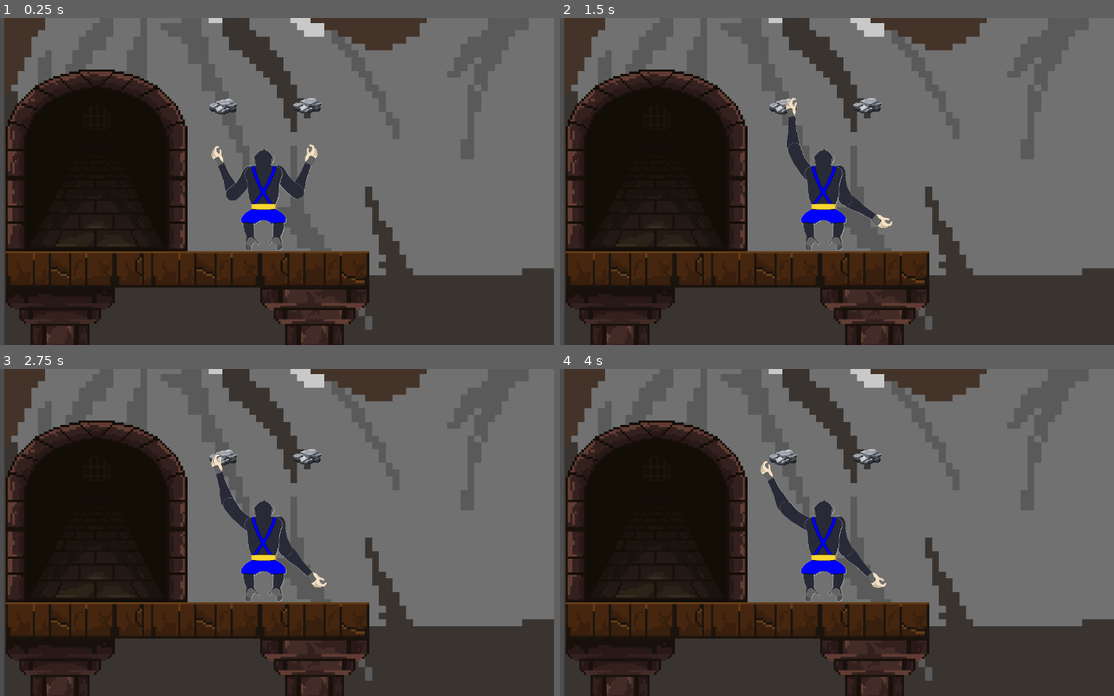
Above: before the commit, frames 1-4 (two rows, left to right).
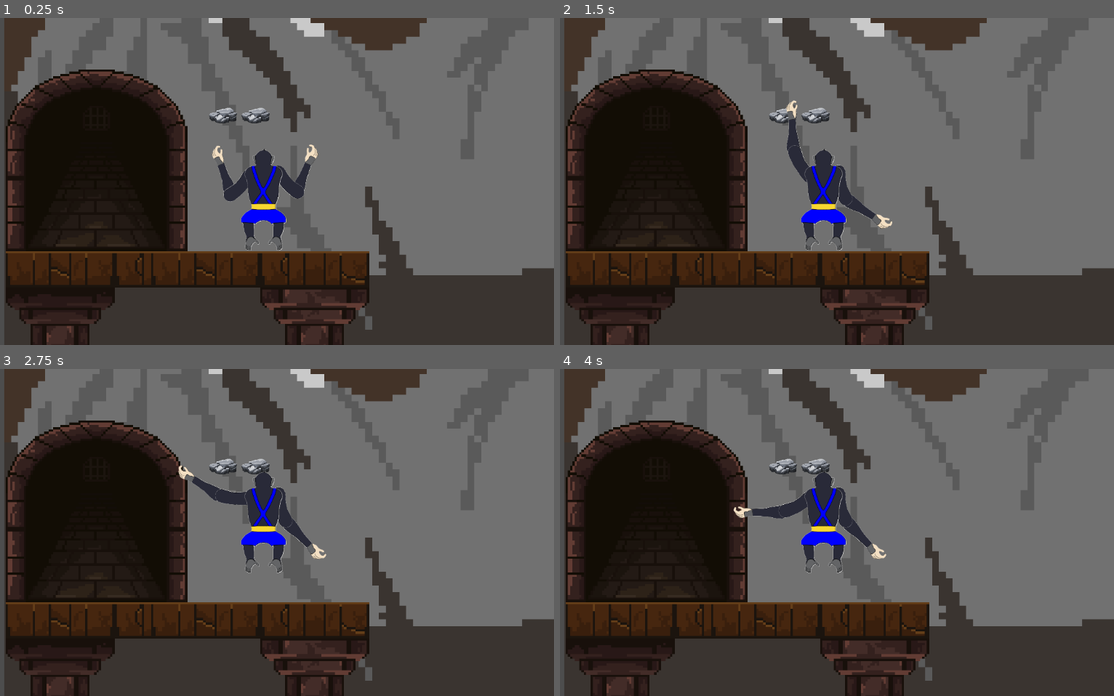
Above: after the commit, the same moments.

Repository: Igg2000/Juego_Escalada
Game: Godot game, scene res://scenes/mapa1.tscn
The game is run twice, just before and just after one commit, with the same random seed, the same clock (stepped at 60 frames per second) and the same inputs.
Inputs:
- Up to frame 1 (0.25 s): no input
- Up to frame 2 (1.5 s): tap Enter at 0.5 s; hold W from 0.53 s (still down); tap Shift at 0.6 s; tap Space at 0.77, 0.8, 1.07, 1.35 s
- Up to frame 3 (2.75 s): tap Space at 1.52, 1.82, 2.3 s; tap Shift at 1.55, 2.1 s; release W at 2.03 s; hold A from 2.03 s (still down)
- Up to frame 4 (4 s): tap I at 2.85 s; tap Space at 3.02, 3.32, 3.5, 3.77, 3.8 s; tap Shift at 3.05 s; release A at 3.53 s; hold S from 3.53 s (still down); hold K from 3.53 s (still down)

The runs differ from the first frame. In frame 1, 0.7% of the frame differs, in the area x 37-59%, y 24-57%; in frame 2, 0.6%; in frame 3, 3.6%; in frame 4, 3.7%, in the area x 31-59%, y 24-72%.

Commit message:
v0.0.29
Por fin he logrado que suba el puto mono manteniendo su posicion, falta que suba laterlamente (que la x del torso siempre esté a la misma distancia de la x de la mano) Tambien he cambiado el tamaño del area de colision de la mano izquierda
SOLO ESTA HECHO EL BRAZO IZQUIERDO

Diff:
--- a/scenes/jugador.tscn
+++ b/scenes/jugador.tscn
@@ -11,7 +11,8 @@
 [sub_resource type="CapsuleShape2D" id="CapsuleShape2D_ep8sc"]
 
 [sub_resource type="CapsuleShape2D" id="CapsuleShape2D_o418e"]
-radius = 8.97632
+radius = 6.53144
+height = 17.9552
 
 [sub_resource type="SkeletonModification2DCCDIK" id="SkeletonModification2DCCDIK_7s41x"]
 target_nodepath = NodePath("../IK/manoDerechaIK")
@@ -101,9 +102,9 @@
 [node name="base" type="Node2D" parent="."]
 
 [node name="AntebrazoDc" type="Sprite2D" parent="base" groups=["AntebrazoDc"]]
-position = Vector2(73.0571, -52.5263)
-rotation = 0.0404427
-scale = Vector2(0.349744, 0.349744)
+position = Vector2(73.0585, -52.526)
+rotation = 0.040387
+scale = Vector2(0.349745, 0.349745)
 texture = ExtResource("1_lu4vh")
 
 [node name="Area2D" type="Area2D" parent="base/AntebrazoDc" groups=["AntebrazoDc"]]
@@ -115,9 +116,9 @@
 shape = SubResource("CapsuleShape2D_ep8sc")
 
 [node name="AntebrazoIc" type="Sprite2D" parent="base" groups=["AntebrazoIc"]]
-position = Vector2(-70.1403, -57.5358)
-rotation = 0.00941338
-scale = Vector2(0.350074, 0.350074)
+position = Vector2(-70.0694, -57.5388)
+rotation = 0.00587273
+scale = Vector2(0.350077, 0.350077)
 texture = ExtResource("2_g37r3")
 
 [node name="Area2D" type="Area2D" parent="base/AntebrazoIc" groups=["AntebrazoIc"]]
@@ -129,15 +130,15 @@
 shape = SubResource("CapsuleShape2D_o418e")
 
 [node name="BrazoD" type="Sprite2D" parent="base"]
-position = Vector2(44.2229, -14.7159)
-rotation = 1.49712
+position = Vector2(44.226, -14.7146)
+rotation = 1.4971
 scale = Vector2(0.349945, 0.349945)
 texture = ExtResource("3_5343f")
 
 [node name="BrazoI" type="Sprite2D" parent="base"]
-position = Vector2(-40.8449, -18.1996)
-rotation = -1.50387
-scale = Vector2(0.349953, 0.349953)
+position = Vector2(-40.5151, -15.1302)
+rotation = -1.40956
+scale = Vector2(0.349957, 0.349957)
 texture = ExtResource("4_l3mph")
 
 [node name="TorsoNormal" type="Sprite2D" parent="base"]
@@ -169,9 +170,9 @@
 rest = Transform2D(1, 0, 0, 1, 32, 0.999804)
 
 [node name="hombroIzquierdo" type="Bone2D" parent="Skeleton2D/cintura/torso"]
-position = Vector2(14.9998, -25.0001)
-rotation = -1.8695
-scale = Vector2(0.999865, 0.999865)
+position = Vector2(10.4577, -24.9934)
+rotation = -1.67137
+scale = Vector2(0.999876, 0.999876)
 rest = Transform2D(-0.193511, -0.980961, 0.980961, -0.193511, 14.9998, -25.0001)
 auto_calculate_length_and_angle = false
 length = 20.0
@@ -185,9 +186,9 @@
 remote_path = NodePath("../../../../../base/BrazoI")
 
 [node name="codoIzquierdo" type="Bone2D" parent="Skeleton2D/cintura/torso/hombroIzquierdo"]
-position = Vector2(47.6467, 8.39208)
-rotation = 1.87301
-scale = Vector2(1.00032, 1.00032)
+position = Vector2(47.5593, 8.36127)
+rotation = 0.773303
+scale = Vector2(1.00035, 1.00035)
 rest = Transform2D(-0.2027, 0.979568, -0.979568, -0.2027, 47.6467, 8.392)
 auto_calculate_length_and_angle = false
 length = 13.988
@@ -197,6 +198,8 @@
 [node name="manoIzquierda" type="Bone2D" parent="Skeleton2D/cintura/torso/hombroIzquierdo/codoIzquierdo"]
 position = Vector2(62.9952, 1.77802)
 rest = Transform2D(1, 0, 0, 1, 62.9952, 1.77802)
+
+[node name="Marker2D" type="Marker2D" parent="Skeleton2D/cintura/torso/hombroIzquierdo/codoIzquierdo/manoIzquierda"]
 
 [node name="RemoteTransform2D" type="RemoteTransform2D" parent="Skeleton2D/cintura/torso/hombroIzquierdo/codoIzquierdo"]
 position = Vector2(43.0023, 2.84825)
--- a/scenes/mapa1.tscn
+++ b/scenes/mapa1.tscn
@@ -1,13 +1,9 @@
-[gd_scene load_steps=11 format=3 uid="uid://bbjq4m3pe641"]
+[gd_scene load_steps=7 format=3 uid="uid://bbjq4m3pe641"]
 
 [ext_resource type="Texture2D" uid="uid://b3xhsasxf387n" path="res://assets/background/background.png" id="1_b1n0p"]
 [ext_resource type="Texture2D" uid="uid://bj2hhgcw86n0c" path="res://assets/tilemap/map_1.png" id="2_8swhn"]
 [ext_resource type="PackedScene" uid="uid://bofke32sctxnq" path="res://scenes/jugador.tscn" id="2_rgf5d"]
 [ext_resource type="PackedScene" uid="uid://demgjsxt28kw7" path="res://scenes/rock.tscn" id="4_aa7cn"]
-[ext_resource type="Texture2D" uid="uid://bsqlgw6wp6vy5" path="res://assets/character/antebrazoIA_v2.png" id="4_cqodx"]
-[ext_resource type="Texture2D" uid="uid://cxvgfa0bxuf04" path="res://assets/character/antebrazoIC.png" id="5_bgfla"]
-[ext_resource type="Texture2D" uid="uid://yvakmfb0gvqd" path="res://assets/character/antebrazoDA_v2.png" id="6_k5mto"]
-[ext_resource type="Texture2D" uid="uid://cdr4qiff2xyyl" path="res://assets/character/antebrazoDC.png" id="7_74ig5"]
 
 [sub_resource type="TileSetAtlasSource" id="TileSetAtlasSource_uiyvb"]
 texture = ExtResource("2_8swhn")
@@ -584,18 +580,10 @@
 [node name="Rocas" type="Node2D" parent="."]
 
 [node name="Rock" parent="Rocas" instance=ExtResource("4_aa7cn")]
-position = Vector2(394, 240)
-textura_normal_BrazoIz = ExtResource("4_cqodx")
-textura_agarrado_BrazoIz = ExtResource("5_bgfla")
-textura_normal_BrazoDr = ExtResource("6_k5mto")
-textura_agarrado_BrazoDr = ExtResource("7_74ig5")
+position = Vector2(326, 253)
 
 [node name="Rock2" parent="Rocas" instance=ExtResource("4_aa7cn")]
-position = Vector2(283, 241)
-textura_normal_BrazoIz = ExtResource("4_cqodx")
-textura_agarrado_BrazoIz = ExtResource("5_bgfla")
-textura_normal_BrazoDr = ExtResource("6_k5mto")
-textura_agarrado_BrazoDr = ExtResource("7_74ig5")
+position = Vector2(283, 253)
 
 [node name="Jugador" parent="." instance=ExtResource("2_rgf5d")]
 position = Vector2(336, 340)
--- a/scripts/mano_izquierda_ik.gd
+++ b/scripts/mano_izquierda_ik.gd
@@ -5,6 +5,11 @@
 @export var return_speed: float = 1.5  # Velocidad de regreso más fluida
 @export var hang_distance: float = 150.0  # Cuánto cuelga el brazo
 
+var hombroIzq: Bone2D
+var codoIzq: Bone2D
+var torso: Bone2D
+var manoIzq: Node2D
+var distanciaTorsoHombro: float
 var initial_position: Vector2
 var initial_rotation: float
 @export var can_move: bool = true
@@ -12,6 +17,11 @@
 func _ready():
 	initial_position = position
 	initial_rotation = rotation
+	hombroIzq = get_parent().get_parent().get_node("Skeleton2D/cintura/torso/hombroIzquierdo")
+	torso = get_parent().get_parent().get_node("Skeleton2D/cintura/torso")
+	codoIzq = get_parent().get_parent().get_node("Skeleton2D/cintura/torso/hombroIzquierdo/codoIzquierdo")
+	manoIzq = get_parent().get_parent().get_node("Skeleton2D/cintura/torso/hombroIzquierdo/codoIzquierdo/manoIzquierda/Marker2D")
+	distanciaTorsoHombro = hombroIzq.global_position.y - torso.global_position.y
 
 func _process(delta):
 	if !can_move:
@@ -42,3 +52,22 @@
 
 func set_can_move(mover):
 	can_move = mover
+
+func subirHombro():
+	var posicionY = manoIzq.global_position.y
+	print(posicionY)
+
+	var diferencia_y = codoIzq.global_position.y - torso.global_position.y
+
+	var objetivo_y = torso.global_position.y + diferencia_y
+	var velocidad = 0.1
+
+	while abs(torso.global_position.y - objetivo_y) > 1.0:  # Mientras no esté cerca del objetivo
+		global_position.y = posicionY
+		torso.global_position.y = lerp(torso.global_position.y, objetivo_y, velocidad)
+		global_position.y = posicionY
+		await get_tree().process_frame
+
+	torso.global_position.y = objetivo_y
+	global_position.y = posicionY
+	print(global_position.y)
--- a/scripts/rock.gd
+++ b/scripts/rock.gd
@@ -66,6 +66,7 @@
 		var mano_izquierda = brazo_izquierdo.get_parent().get_parent().get_node_or_null("IK/manoIzquierdaIK")
 		if mano_izquierda and mano_izquierda.has_method("set_can_move"):
 			mano_izquierda.set_can_move(false)
+			mano_izquierda.subirHombro()
 	elif lado == "derecha" and brazo_derecho:
 		var mano_derecha = brazo_derecho.get_parent().get_parent().get_node_or_null("IK/manoDerechaIK")
 		if mano_derecha and mano_derecha.has_method("set_can_move"):
Not shown, added: assets/musica/Jota the Climber_menu2.wav.import
